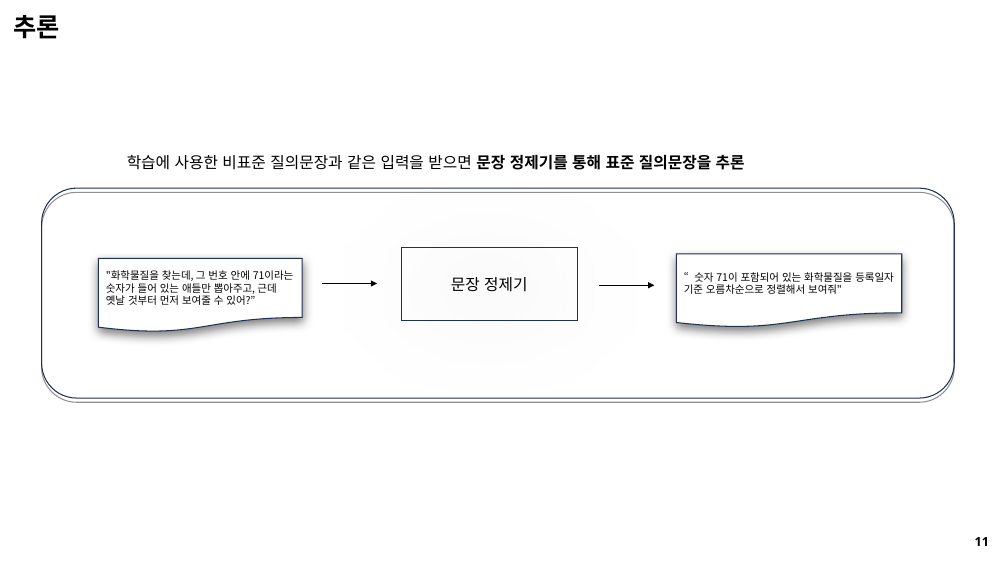
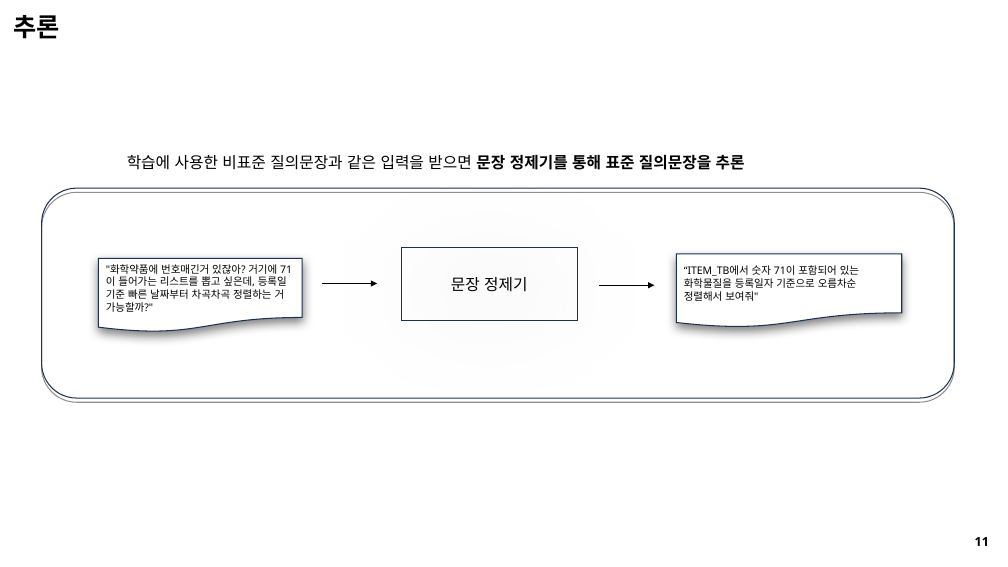
Before and after one commit to seungdeng/DELab, a slide deck: slide 12 of PPT/DSLab_이승건,송민섭_특허.pptx (slide 11 before the commit). Drawn at 1008x567 pixels with LibreOffice and Linux fonts; fonts in the diff are those of the drawing. Boxes give left, top, right and bottom in pixels: in the first picture for what was removed or moved away, otherwise in the second. Text is boxed around its words. In the diff, an @@ line names an element or a change of style, - is before the commit and + after.

```diff
--- a/PPT/DSLab_이승건,송민섭_특허.pptx
+++ b/PPT/DSLab_이승건,송민섭_특허.pptx
@@ text in flow chart document at (106, 264, 287, 312): text changed; font Noto Sans CJK KR to Noto Sans @@
-"화학물질을 찾는데, 그 번호 안에 71이라는 숫자가 들어 있는 애들만 뽑아주고, 근데 옛날 것부터 먼저 보여줄 수 있어?”
+"화학약품에 번호매긴거 있잖아? 거기에 71이 들어가는 리스트를 뽑고 싶은데, 등록일 기준 빠른 날짜부터 차곡차곡 정렬하는 거 가능할까?"
@@ text in flow chart document at (684, 265, 859, 301): text changed; font Noto Sans CJK KR to Noto Sans @@
-“숫자 71이 포함되어 있는 화학물질을 등록일자 기준 오름차순으로 정렬해서 보여줘"
+“ITEM_TB에서 숫자 71이 포함되어 있는 화학물질을 등록일자 기준으로 오름차순 정렬해서 보여줘"
```
Also in this commit, not shown: 4 other slides changed, 1 slide added.
